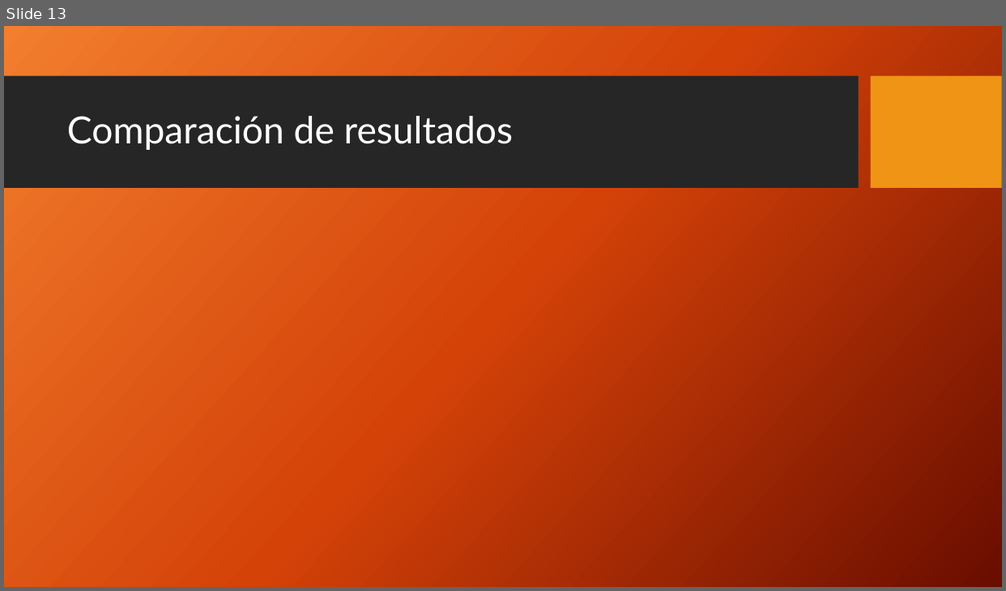
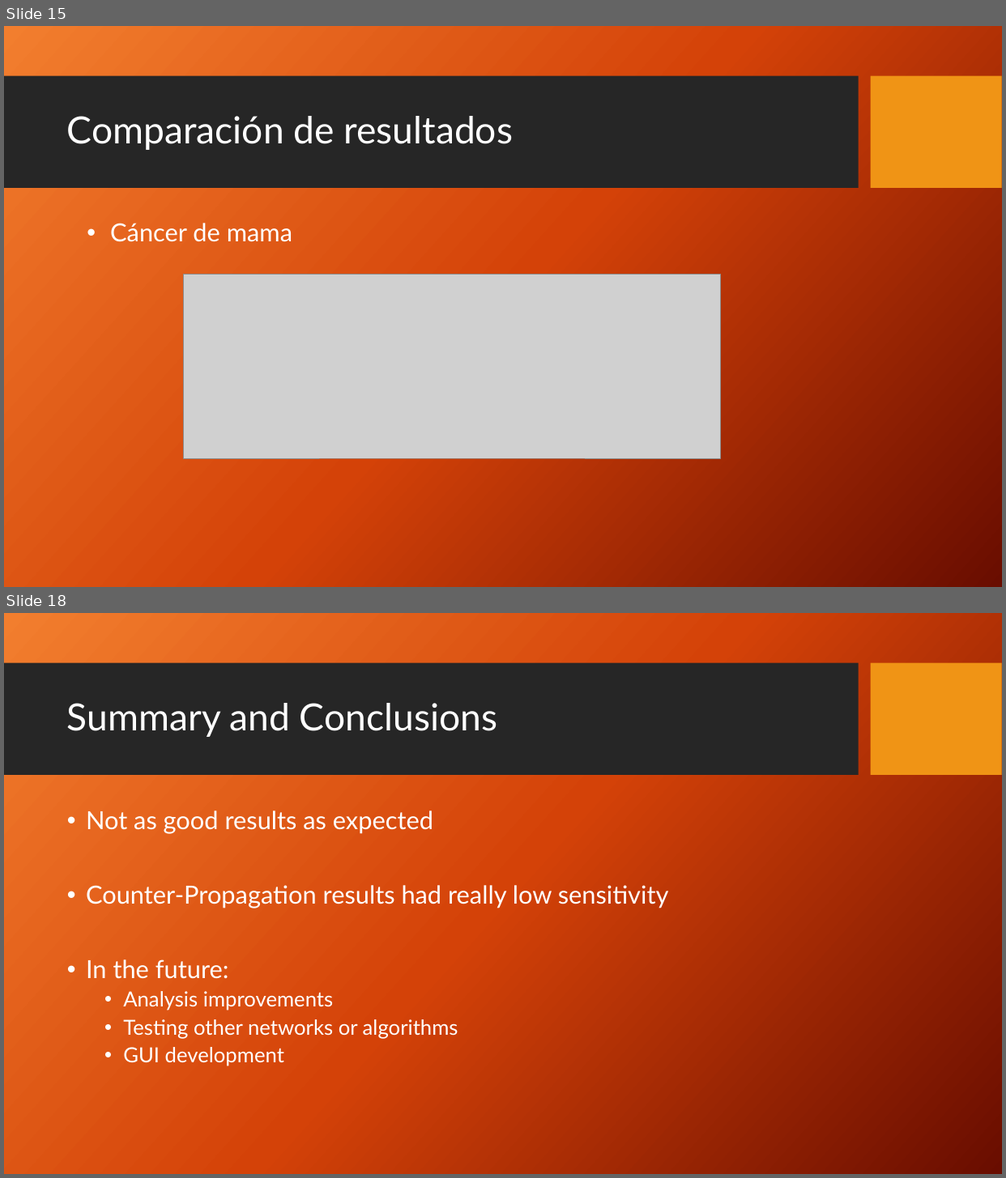
Before and after one commit to etsiiull/medicalpybrain, a slide deck: Informes/[Presentación]Detección de cáncer mediante redes neuronales artificiales.pptx. Shown one above the other, each under a label of ours: slide 13 before the commit, slides 15 and 18 after it; the slides between them are not shown. The pictures are 1006x591 and 1006x1178 pixels, drawn with LibreOffice and Linux fonts; fonts in the diff are those of the drawing; grey boxes stand for pictures; background and template pictures are left out. Boxes give left, top, right and bottom in pixels: in the first picture for what was removed or moved away, otherwise in the second. Text is boxed around its words. In the diff, an @@ line names an element or a change of style, - is before the commit and + after.

```diff
--- a/Informes/[Presentación]Detección de cáncer mediante redes neuronales artificiales.pptx
+++ b/Informes/[Presentación]Detección de cáncer mediante redes neuronales artificiales.pptx
@@ slide 18 added at bbox=[4, 613, 1002, 1174], background picture (left out); not listed: 2 template elements that a slide beside it also shows @@
@@ title added at bbox=[67, 703, 497, 737], 36 pt, text #FFFFFF @@
+Summary and Conclusions
@@ text added at bbox=[86, 811, 669, 1067], 24 pt, text #FFFFFF @@
+• Not as good results as expected
+• Counter-Propagation results had really low sensitivity
+• In the future:
+  • Analysis improvements
+  • Testing other networks or algorithms
+  • GUI development
@@ what was slide 13 is now slide 15 @@
@@ slide 15 changed as well @@
@@ text added at bbox=[110, 223, 292, 242], 24 pt, text #FFFFFF @@
+• Cáncer de mama
@@ picture added at bbox=[184, 275, 720, 459] @@
```
Also in this commit, not shown: 11 other slides changed, 6 other slides added, 1 slide removed.
